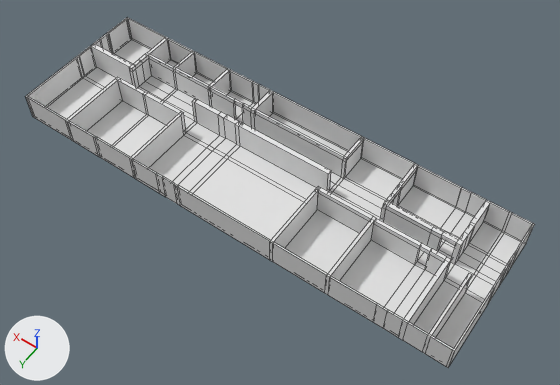
Renders of the Blender file epit'scape/Assets/Scenes/maps/map/Etage0.blend from each side of a commit.
Rendered twice from a 50 mm camera at (-29.6, 39.0, 59.5) aimed at (-2.5, 1.1, -0.1). The axes (+X, +Y, +Z) are drawn at lower left. The lights are the same throughout. Mesh edges are drawn as thin lines.

The scene before the commit, as lines of its bpy script (objects in view):
```python
me_plane = bpy.data.meshes.new('Plane')
me_plane.from_pydata(...)  # 654 vertices, 624 faces; spans x -2.03..2.03, y -1.14..1.14, z 0.0..0.45
# before: 226 (0.82, -1.11, 0.0) at pixel (230, 91), 366 (0.82, -1.11, 0.45) at pixel (229, 70), 589 (0.57, -1.11, 0.0) at pixel (253, 102), 593 (0.57, -1.11, 0.45) at pixel (252, 82)
ob_plane = bpy.data.objects.new('Plane', me_plane)
ob_plane.location = (-0.04, 0.35, 0.01)
ob_plane.scale = (12.0, 6.71, 6.71)
```
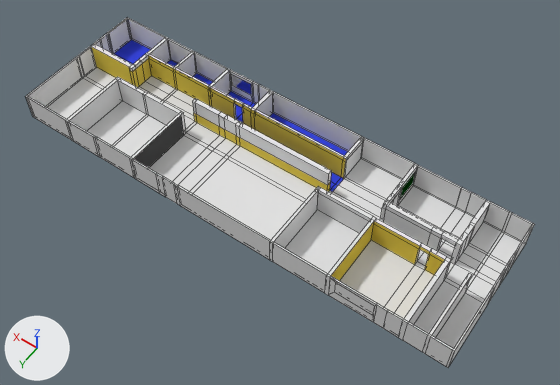
Location of each change, [x1, y1, x2, y2] in pixels of the pictures (560 x 385 px):
part 1 of me_plane, built on
    both: [328, 278, 377, 322]
part 2 of me_plane, built on
    both: [192, 101, 417, 205]
part 3 of me_plane, built on
    both: [229, 71, 253, 102]
part 4 of me_plane, recoloured (grey to yellow)
    both: [92, 47, 444, 281]
part 5 of me_plane, recoloured
    both: [133, 115, 184, 168]
part 6 of me_plane, recoloured (white to blue)
    both: [114, 39, 347, 192]

Diff of the bpy script that builds the scene:
```diff
--- a/epit'scape/Assets/Scenes/maps/map/Etage0.blend.py
+++ b/epit'scape/Assets/Scenes/maps/map/Etage0.blend.py
@@ mat_cafet_rail @@
+mat_cafet_rail = diffuse_material('Cafet Rail')
+mat_cafet_rail.base_color = (0.08, 0.08, 0.08)  # dark grey #505050
@@ mat_carpet @@
+mat_carpet = diffuse_material('Carpet')
+mat_carpet.base_color = (0.0429, 0.0654, 0.8)  # blue #3a48e7
@@ mat_glass @@
+mat_glass = bpy.data.materials.new('Glass')
+mat_glass.use_nodes = True; mat_glass.node_tree.nodes.clear()
+_N = mat_glass.node_tree.nodes; _L = mat_glass.node_tree.links
+n0 = _N.new('ShaderNodeOutputMaterial'); n0.name = 'Material Output'
+n1 = _N.new('ShaderNodeBsdfGlass'); n1.name = 'Glass BSDF'
+n1.distribution = 'BECKMANN'
+n1.inputs[0].default_value = (0.8, 0.8, 0.8, 1.0)  # 'Color', white #e7e7e7
+n1.inputs[2].default_value = 1.45  # 'IOR'
+_L.new(n1.outputs[0], n0.inputs[0])  # 'BSDF' to 'Surface'
@@ mat_yellow_wall @@
+mat_yellow_wall = diffuse_material('Yellow Wall')
+mat_yellow_wall.base_color = (0.8, 0.613, 0.0762)  # yellow #e7cd4e
@@ me_plane @@
 # used by ob_plane; location = (-0.04, 0.35, 0.01); scale = (12.0, 6.71, 6.71)
 # verts and faces of me_plane; kept vertices keep their numbers, new ones are numbered from 654
-me_plane.from_pydata(...)  # 654 vertices, 624 faces; spans x -2.03..2.03, y -1.14..1.14, z 0.0..0.45
+me_plane.from_pydata(...)  # 684 vertices, 654 faces; spans x -2.03..2.03, y -1.14..1.14, z 0.0..0.45
+# me_plane part 1
+# 2 faces are deleted
+# 8 vertices are added at x -1.42..-1.1, y 1.11..1.14, z 0.16..0.39
+# 5 new faces join them, mat_white_wall (white #e7e7e7)
+# 1 new face joins them, mat_glass
+# 4 new faces join them, mat_yellow_wall (yellow #e7cd4e)
+# me_plane part 2
+# 15 faces are deleted
+# 4 vertices are added at (-1.05, -0.71, 0.36), (-1.05, -0.71, 0.1), (-1.05, -1.09, 0.1), (-1.05, -1.09, 0.36)
+# 14 new vertices lie (0.0, 0.0, 0.2) away from vertices in x -0.52..0.85, y -0.34..-0.26, z 0.0
+# 18 new faces join them, mat_white_wall (white #e7e7e7)
+# 1 new face joins them, mat_board (dark green #003104)
+# 14 new faces join them, mat_yellow_wall (yellow #e7cd4e)
+# me_plane part 3
+delete_faces([(226, 366, 593, 589)])
+verts[680] = (0.81, -1.11, 0.39)  # pixel (230, 73)
+verts[681] = (0.81, -1.11, 0.15)  # pixel (231, 84)
+verts[682] = (0.59, -1.11, 0.15)  # pixel (251, 95)
+verts[683] = (0.59, -1.11, 0.39)  # pixel (251, 84)
+faces += [(680, 683, 682, 681)]  # mat_glass
+faces += [(226, 366, 680, 681), (226, 681, 682, 589), (366, 593, 683, 680), (589, 682, 683, 593)]  # mat_white_wall (white #e7e7e7)
+# me_plane part 4: 41 faces spanning x -1.64..2.02, y -0.64..1.11, z 0.0..0.45 switch from no material to mat_yellow_wall (yellow #e7cd4e)
+# me_plane part 5: 2 faces spanning x 0.82..1.22, y 0.0..1.11, z 0.0..0.45 switch from no material to mat_cafet_rail (dark grey #505050)
+# me_plane part 6: 24 faces spanning x -0.55..2.02, y -1.11..-0.34, z 0.0 switch from no material to mat_carpet (blue #3a48e7)
+me_plane.materials.append(mat_white_wall)  # white #e7e7e7
+me_plane.materials.append(mat_floor)  # white #e7e7e7
+me_plane.materials.append(mat_board)  # dark green #003104
+me_plane.materials.append(mat_enter_doors)  # white #e7e7e7
+me_plane.materials.append(mat_glass)
```
